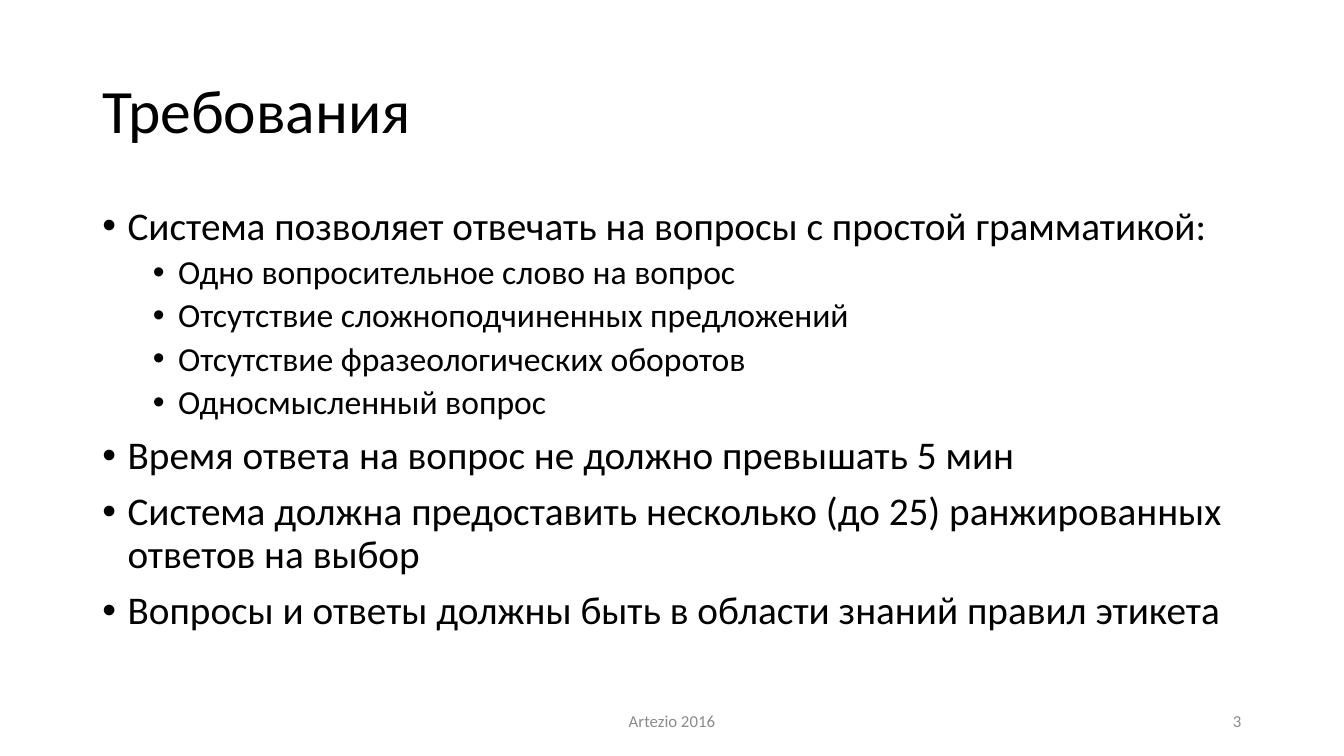
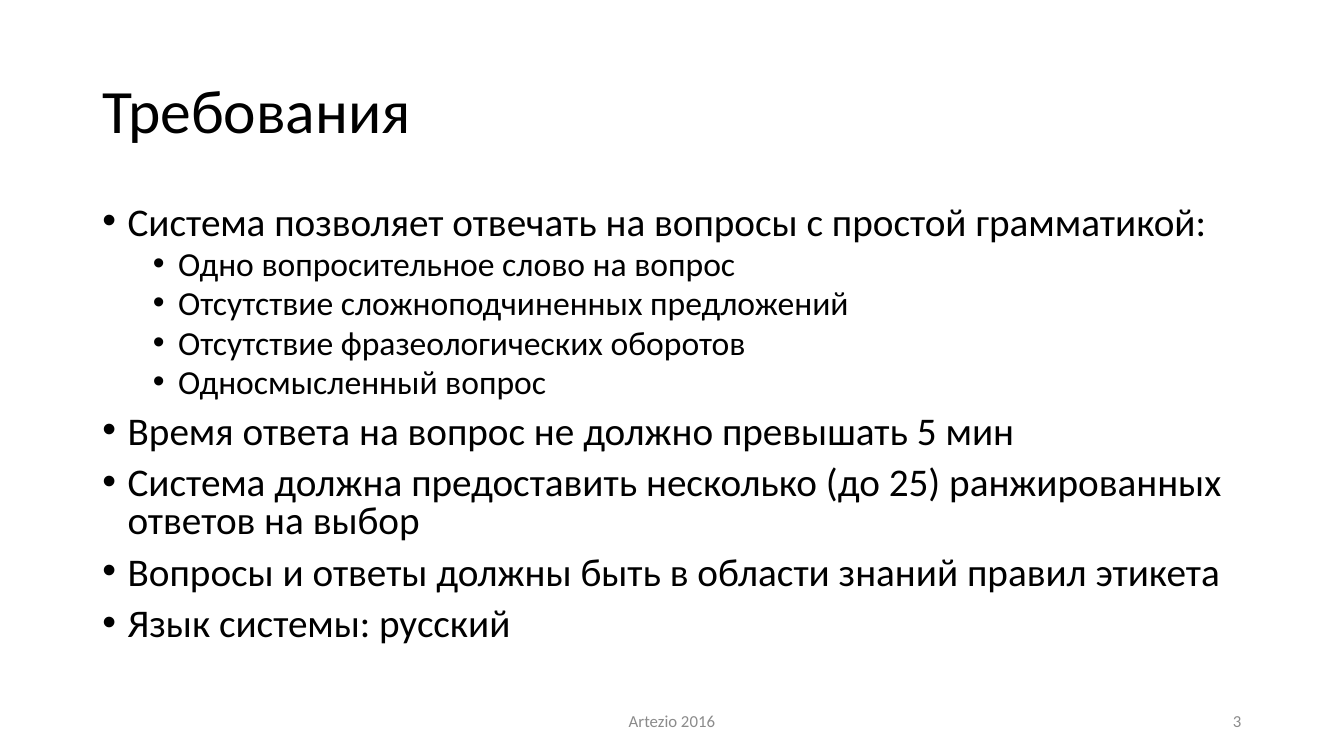
Before and after one commit to ike3/yodaqa, a slide deck: slide 3 of doc/Presentation.pptx. Drawn at 1344x756 pixels with LibreOffice and Linux fonts; fonts in the diff are those of the drawing. Boxes give left, top, right and bottom in pixels: in the first picture for what was removed or moved away, otherwise in the second. Text is boxed around its words. In the diff, an @@ line names an element or a change of style, - is before the commit and + after.

```diff
--- a/doc/Presentation.pptx
+++ b/doc/Presentation.pptx
@@ text at (128,209,1221,593): line spacing 0.9 to 0.8 @@
@@ text at (128,610,510,644): paragraph added @@
+• Язык системы: русский
```
Also in this commit, not shown: 7 other slides changed, 5 slides added, 24 slides removed.
